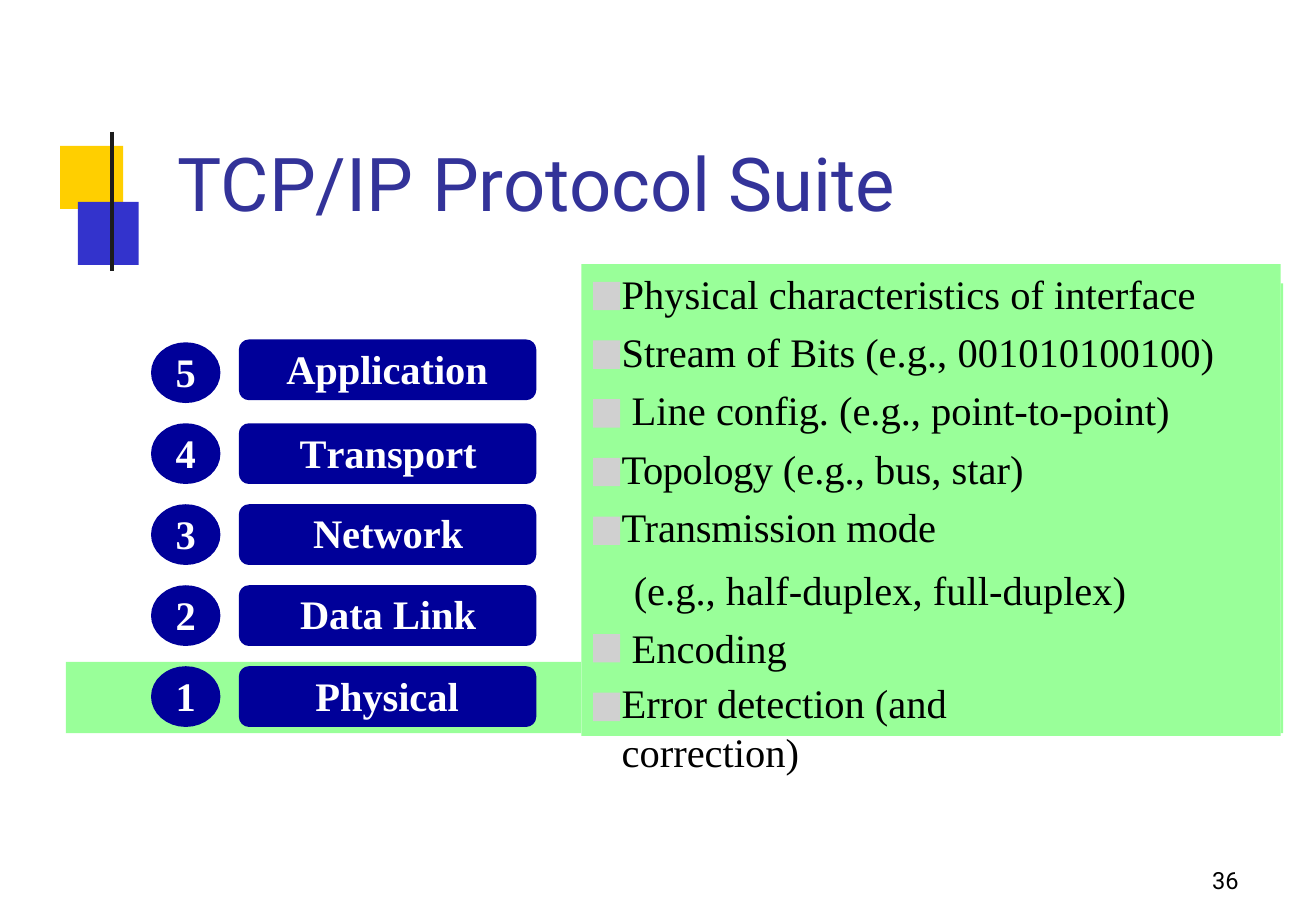
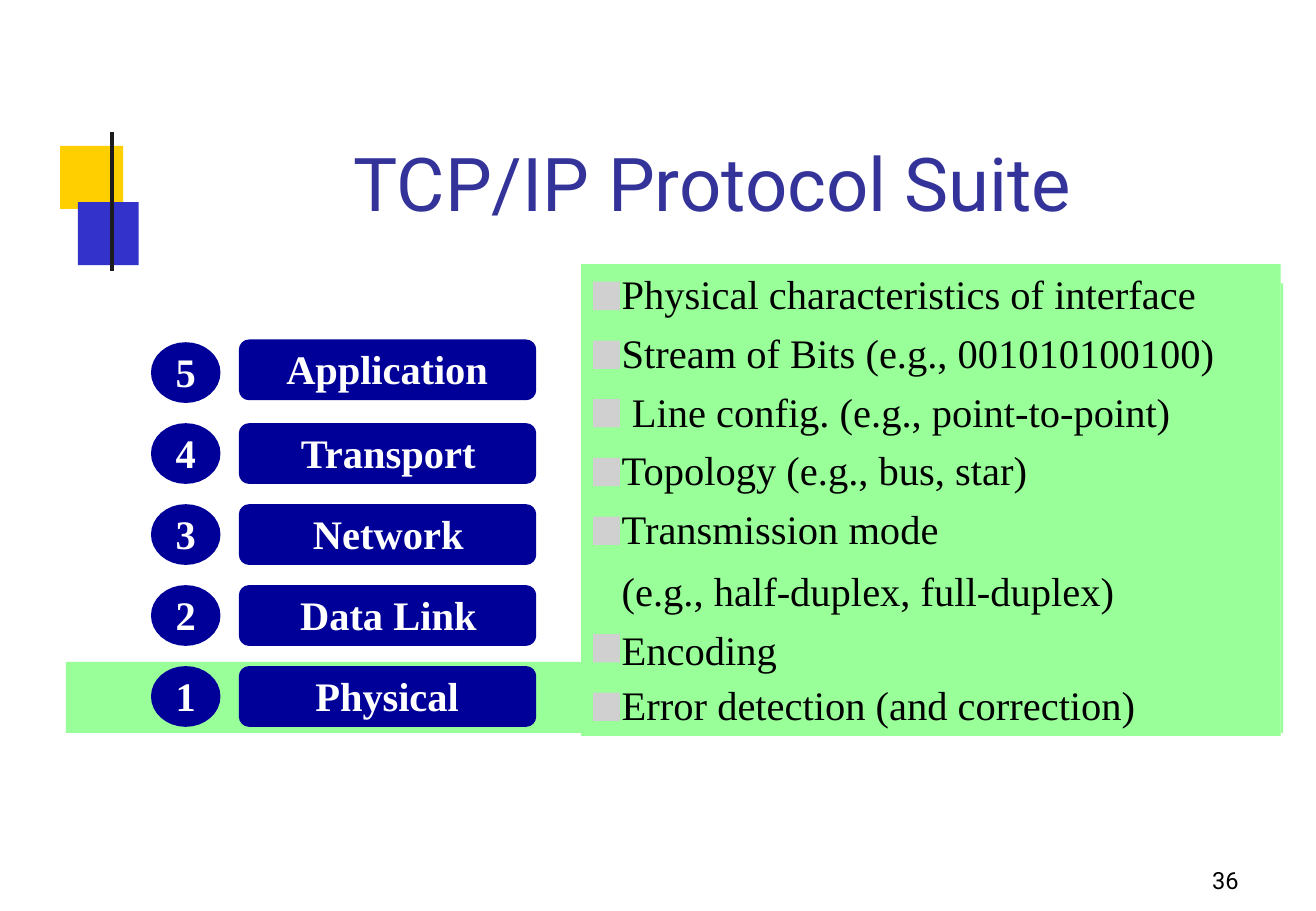
Before and after one commit to Al0nesauurs/etc, a slide deck: slide 36 of networkStudy/2015-01-204421-introduction.pptx. Drawn at 1316x911 pixels with LibreOffice and Linux fonts; fonts in the diff are those of the drawing; grey boxes stand for pictures; background and template pictures are left out. Boxes give left, top, right and bottom in pixels: in the first picture for what was removed or moved away, otherwise in the second. Text is boxed around its words. In the diff, an @@ line names an element or a change of style, - is before the commit and + after.

```diff
--- a/networkStudy/2015-01-204421-introduction.pptx
+++ b/networkStudy/2015-01-204421-introduction.pptx
@@ title "TCP/IP Protocol Suite" at (x1=353, y1=155, x2=1071, y2=216): alignment left to centre @@
@@ outline redrawn in 3 elements at (x1=66, y1=662, x2=581, y2=734), (x1=239, y1=423, x2=537, y2=484), (x1=581, y1=265, x2=1281, y2=736) @@
@@ text "Physical characteristics of interface Stream ..." at (x1=622, y1=280, x2=1215, y2=728): letter spacing -0.1 to 0 pt in "Bits config.", "Transmission mode", "detection"; letter spacing -0.2 to 0 pt in "Topology"; indent changed @@
@@ text "Transport Network Data Link" at (x1=300, y1=441, x2=476, y2=631): letter spacing -1.9 to 0 pt in "Transport"; letter spacing -0.1 to 0 pt @@
```
Also in this commit, not shown: 68 other slides changed.
